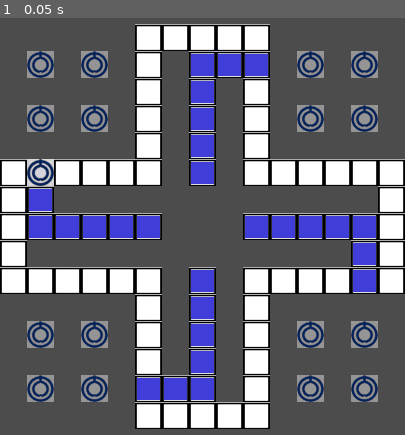
Above: before the commit, frame 1.
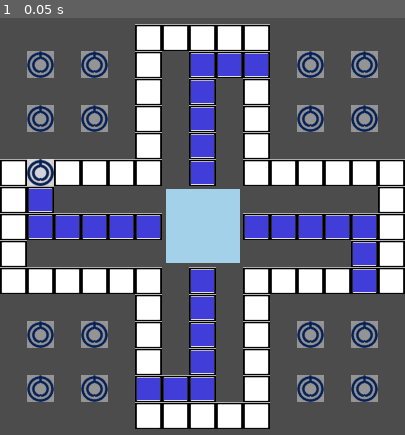
Above: after the commit, the same moment.

Repository: youcando2019/Godot3.1
Game: Godot game, scene res://main.tscn
Two runs of this game, one before a commit and one after it. Both use one fixed random seed, a clock stepped at 60 frames per second and the inputs below.
Inputs:
- Up to frame 1 (0.05 s): no input

The runs differ from the first frame. In frame 1, 3.2% of the frame differs, in the area x 40-60%, y 41-59%.

Commit message:
Some Work

Diff:
--- /dev/null
+++ b/Grid/Cube.tscn
@@ -0,0 +1,17 @@
+[gd_scene load_steps=3 format=2]
+
+[sub_resource type="CubeMesh" id=1]
+
+[sub_resource type="BoxShape" id=2]
+
+[node name="Cube" type="RigidBody"]
+
+[node name="Mesh" type="MeshInstance" parent="."]
+mesh = SubResource( 1 )
+material/0 = null
+
+[node name="Collision" type="CollisionShape" parent="."]
+shape = SubResource( 2 )
+
+[node name="Camera" type="Camera" parent="."]
+transform = Transform( 1, 0, 0, 0, -4.37114e-008, 1, 0, -1, -4.37114e-008, 0, 3.1, 0 )
--- /dev/null
+++ b/Grid/main.gd
@@ -0,0 +1,8 @@
+extends Node2D
+
+func _ready():
+	$Cube.texture = $Viewport.get_texture()
+
+# Called every frame. 'delta' is the elapsed time since the previous frame.
+#func _process(delta):
+#	pass
--- a/Grid/main.tscn
+++ b/Grid/main.tscn
@@ -1,14 +1,16 @@
-[gd_scene load_steps=7 format=2]
+[gd_scene load_steps=9 format=2]
 
-[ext_resource path="res://Textures/rect.png" type="Texture" id=1]
-[ext_resource path="res://Textures/piece.png" type="Texture" id=2]
-[ext_resource path="res://Textures/blue.png" type="Texture" id=3]
-[ext_resource path="res://Grid.gd" type="Script" id=4]
-[ext_resource path="res://Player.tscn" type="PackedScene" id=5]
+[ext_resource path="res://main.gd" type="Script" id=1]
+[ext_resource path="res://Textures/rect.png" type="Texture" id=2]
+[ext_resource path="res://Textures/piece.png" type="Texture" id=3]
+[ext_resource path="res://Textures/blue.png" type="Texture" id=4]
+[ext_resource path="res://Grid.gd" type="Script" id=5]
+[ext_resource path="res://Player.tscn" type="PackedScene" id=6]
+[ext_resource path="res://Cube.tscn" type="PackedScene" id=7]
 
 [sub_resource type="TileSet" id=1]
 0/name = "rect.png 0"
-0/texture = ExtResource( 1 )
+0/texture = ExtResource( 2 )
 0/tex_offset = Vector2( 0, 0 )
 0/modulate = Color( 1, 1, 1, 1 )
 0/region = Rect2( 0, 0, 27, 27 )
@@ -39,12 +41,24 @@
 2/z_index = 0
 
 [node name="main" type="Node2D"]
+script = ExtResource( 1 )
 
 [node name="Grid" type="TileMap" parent="."]
 tile_set = SubResource( 1 )
 cell_size = Vector2( 27, 27 )
 format = 1
 tile_data = PoolIntArray( 196613, 0, 0, 196614, 0, 0, 196615, 0, 0, 196616, 0, 0, 196617, 0, 0, 262145, 1, 0, 262147, 1 …(1264 unchanged characters)…
-script = ExtResource( 4 )
+script = ExtResource( 5 )
 
-[node name="Player1" parent="Grid" instance=ExtResource( 5 )]
+[node name="Player1" parent="Grid" instance=ExtResource( 6 )]
+
+[node name="Cube" type="Sprite" parent="."]
+position = Vector2( 149, 229 )
+centered = false
+
+[node name="Viewport" type="Viewport" parent="."]
+size = Vector2( 108, 108 )
+transparent_bg = true
+render_target_v_flip = true
+
+[node name="Cube" parent="Viewport" instance=ExtResource( 7 )]
Not shown: 2 places in Grid/main.tscn that only renumber resources
